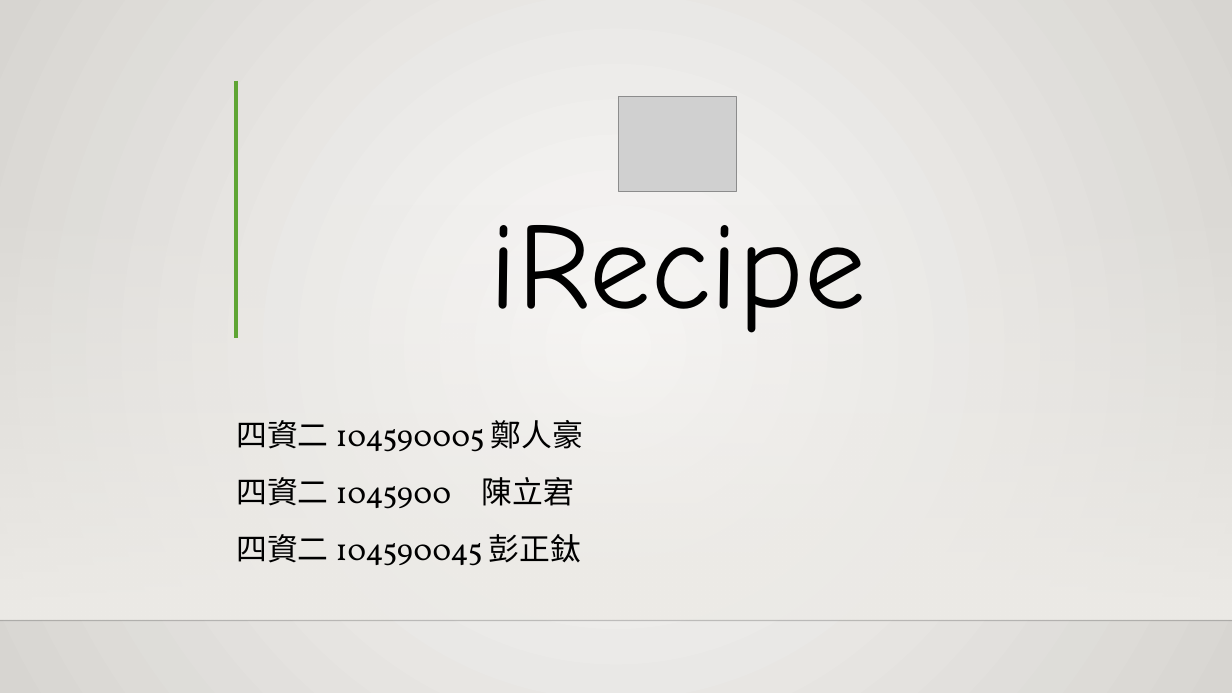
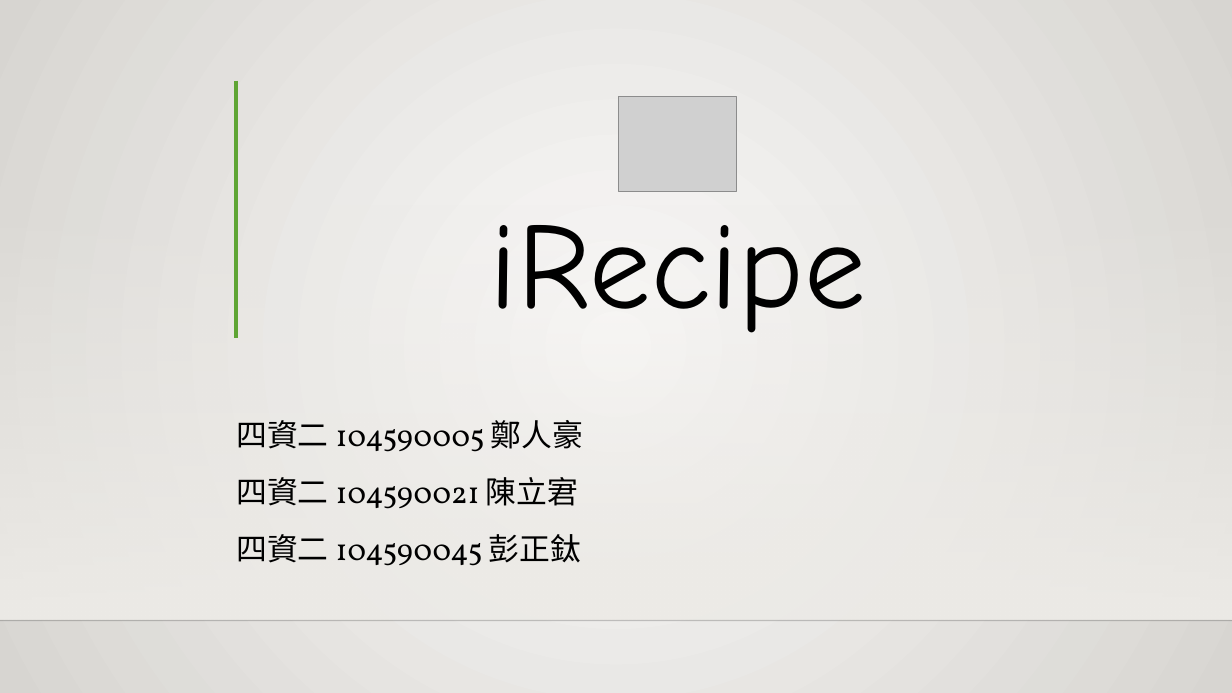
Before and after one commit to ren-hao/MidProject, a slide deck: slide 1 of Midterm_Project/PPT/iRecipe.pptx. Drawn at 1232x693 pixels with LibreOffice and Linux fonts; fonts in the diff are those of the drawing; grey boxes stand for pictures; background and template pictures are left out. Boxes give left, top, right and bottom in pixels: in the first picture for what was removed or moved away, otherwise in the second. Text is boxed around its words. In the diff, an @@ line names an element or a change of style, - is before the commit and + after.

```diff
--- a/Midterm_Project/PPT/iRecipe.pptx
+++ b/Midterm_Project/PPT/iRecipe.pptx
@@ subtitle at (236,477,578,509): text changed @@
-四資二 1045900 陳立宭
+四資二 104590021 陳立宭
```
